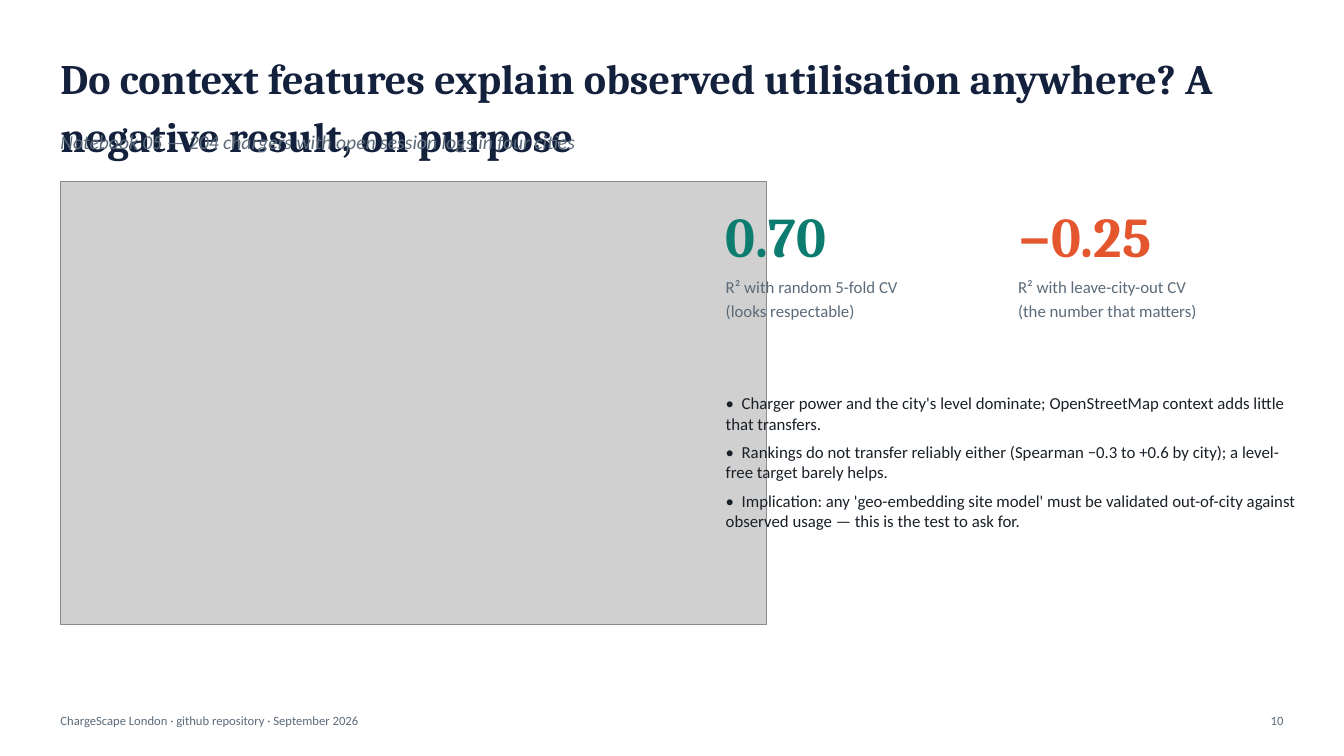
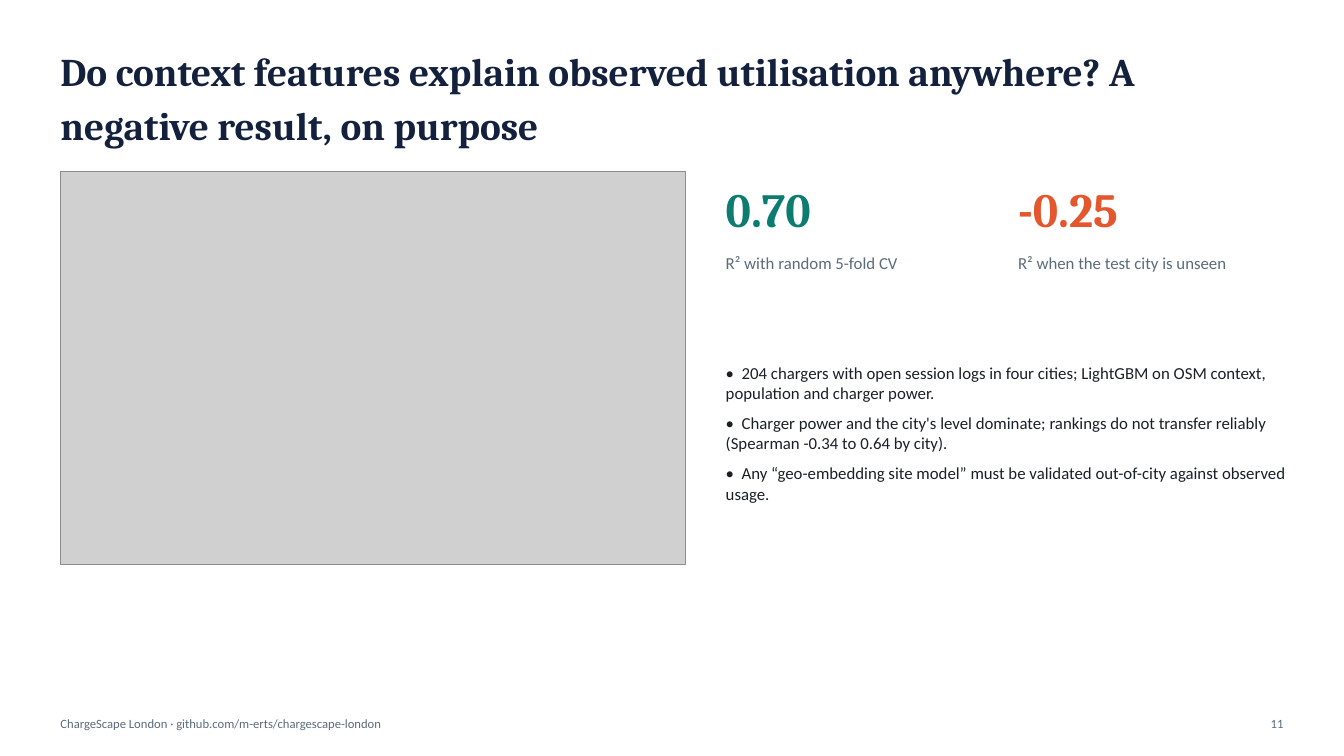
Before and after one commit to m-erts/chargescape-london, a slide deck: slide 11 of reports/ChargeScape_London.pptx (slide 10 before the commit). Drawn at 1344x756 pixels with LibreOffice and Linux fonts; fonts in the diff are those of the drawing; grey boxes stand for pictures. Boxes give left, top, right and bottom in pixels: in the first picture for what was removed or moved away, otherwise in the second. Text is boxed around its words. In the diff, an @@ line names an element or a change of style, - is before the commit and + after.

```diff
--- a/reports/ChargeScape_London.pptx
+++ b/reports/ChargeScape_London.pptx
@@ text "Do context features explain observed ..." at (60, 58, 1135, 149): size 30 to 28 pt @@
@@ text removed at (60, 132, 575, 154) @@
-Notebook 05 — 204 chargers with open session logs in four cities
@@ picture: place and size @@
-picture at (60, 181, 766, 625)
+picture at (60, 171, 687, 565)
@@ text "0.70": place and size @@
-text "0.70" at (726, 206, 826, 270)
+text "0.70" at (726, 194, 811, 228)
@@ text "0.70" at (726, 194, 811, 228): size 40 to 34 pt @@
@@ text at (1018, 194, 1118, 228): text changed; size 40 to 34 pt @@
-−0.25
+-0.25
@@ text at (726, 256, 897, 269): text changed @@
-R² with random 5-fold CV
-(looks respectable)
+R² with random 5-fold CV
@@ text at (1018, 256, 1226, 272): text changed @@
-R² with leave-city-out CV
-(the number that matters)
+R² when the test city is unseen
@@ text at (726, 367, 1285, 503): text changed @@
-• Charger power and the city's level dominate; OpenStreetMap context adds little that transfers.
-• Rankings do not transfer reliably either (Spearman −0.3 to +0.6 by city); a level-free target barely helps.
-• Implication: any 'geo-embedding site model' must be validated out-of-city against observed usage — this is the test to ask for.
+• 204 chargers with open session logs in four cities; LightGBM on OSM context, population and charger power.
+• Charger power and the city's level dominate; rankings do not transfer reliably (Spearman -0.34 to 0.64 by city).
+• Any “geo-embedding site model” must be validated out-of-city against observed usage.
@@ text at (60, 719, 381, 730): text changed @@
-ChargeScape London · github repository · September 2026
+ChargeScape London · github.com/m-erts/chargescape-london
@@ text removed at (1271, 717, 1284, 725) @@
-10
@@ text added at (1271, 720, 1284, 728), 9 pt, text #5B6B7A @@
+11
```
Also in this commit, not shown: 8 other slides changed, 6 slides added, 4 slides removed, 59 other files.
